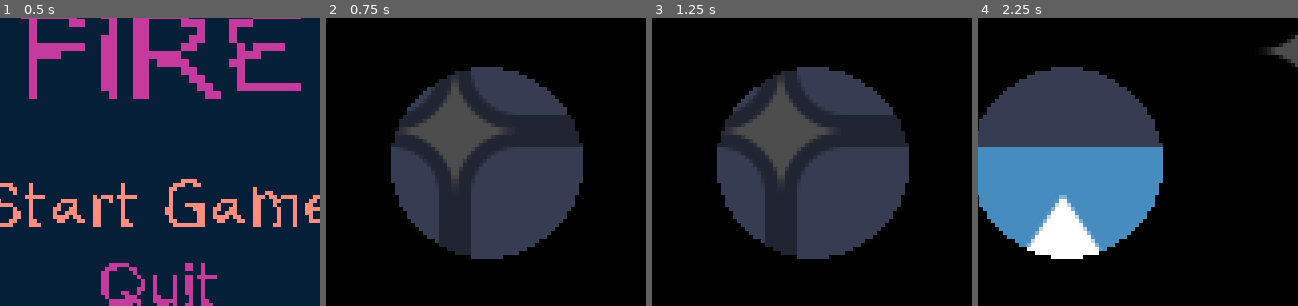
Above: before the commit, frames 1-4 (left to right).
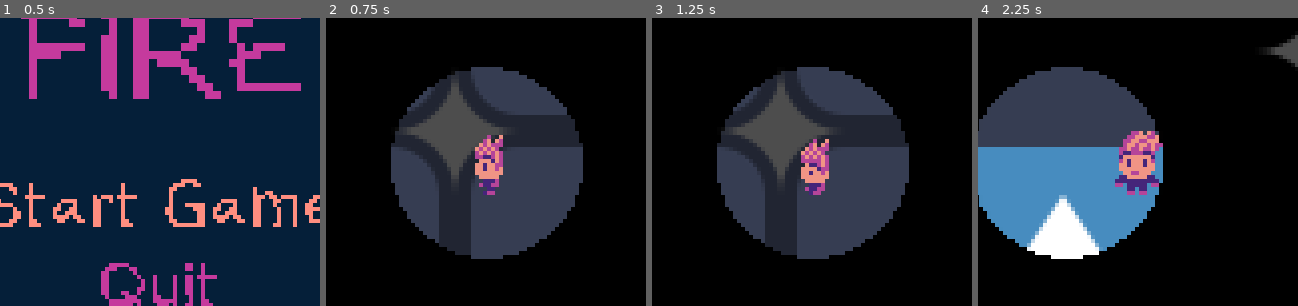
Above: after the commit, the same moments.

Repository: dallasschoff/game-jam-sept-2024
Game: Godot game, scene res://Scenes/Game.tscn
Two runs of this game, one before a commit and one after it. Both use one fixed random seed, a clock stepped at 60 frames per second and the inputs below. The engine's default icon, where the game draws it, is replaced by a stand-in: a white triangle on a blue panel in a dark square.
Inputs:
- Up to frame 1 (0.5 s): no input
- Up to frame 2 (0.75 s): click "Start Game" at 0.5 s
- Up to frame 3 (1.25 s): no input
- Up to frame 4 (2.25 s): hold Right (move_right) 1.28-2.03 s; tap Z (a_button) at 1.35, 2.1 s; hold Down (move_down) from 2.03 s (still down)
The pictures show only the part of the screen within x 25-75%, y 25-75%; the shares and areas given below are measured in that part.

Frame 1 is identical in both runs. In frame 2, 1.4% of the frame differs, in the area x 46-56%, y 40-62%; in frame 3, 1.3%; in frame 4, 2.3%, in the area x 42-58%, y 39-62%.

Commit message:
Player Character Idle Animations

Diff:
--- a/Scenes/Player.tscn
+++ b/Scenes/Player.tscn
@@ -1,6 +1,7 @@
-[gd_scene load_steps=42 format=3 uid="uid://cxael5qe6iwgb"]
+[gd_scene load_steps=43 format=3 uid="uid://cxael5qe6iwgb"]
 
 [ext_resource type="Script" path="res://Scripts/player.gd" id="1_27vp4"]
+[ext_resource type="Texture2D" uid="uid://b1twmx6f1n01h" path="res://Assets/Player Character Idles.png" id="2_0v03s"]
 [ext_resource type="Texture2D" uid="uid://5wn2fl7rpxb6" path="res://Assets/GBJam_12_Light_Texture.png" id="3_ckkkh"]
 
 [sub_resource type="RectangleShape2D" id="RectangleShape2D_imtor"]
@@ -23,37 +24,51 @@
 
 [sub_resource type="Animation" id="Animation_hc0sj"]
 length = 0.001
+tracks/0/type = "value"
+tracks/0/imported = false
+tracks/0/enabled = true
+tracks/0/path = NodePath("Sprite2D:frame")
+tracks/0/interp = 1
+tracks/0/loop_wrap = true
+tracks/0/keys = {
+"times": PackedFloat32Array(0),
+"transitions": PackedFloat32Array(1),
+"update": 1,
+"values": [0]
+}
 
 [sub_resource type="Animation" id="Animation_cvegu"]
 resource_name = "idle_down"
 loop_mode = 1
-tracks/0/type = "value"
-tracks/0/imported = false
-tracks/0/enabled = true
-tracks/0/path = NodePath("Sprite2D:frame")
-tracks/0/interp = 1
-tracks/0/loop_wrap = true
-tracks/0/keys = {
-"times": PackedFloat32Array(),
-"transitions": PackedFloat32Array(),
-"update": 1,
-"values": []
+step = 0.25
+tracks/0/type = "value"
+tracks/0/imported = false
+tracks/0/enabled = true
+tracks/0/path = NodePath("Sprite2D:frame")
+tracks/0/interp = 1
+tracks/0/loop_wrap = true
+tracks/0/keys = {
+"times": PackedFloat32Array(0, 0.25, 0.5, 0.75),
+"transitions": PackedFloat32Array(1, 1, 1, 1),
+"update": 1,
+"values": [0, 1, 2, 3]
 }
 
 [sub_resource type="Animation" id="Animation_k4djv"]
 resource_name = "idle_down_left"
 loop_mode = 1
-tracks/0/type = "value"
-tracks/0/imported = false
-tracks/0/enabled = true
-tracks/0/path = NodePath("Sprite2D:frame")
-tracks/0/interp = 1
-tracks/0/loop_wrap = true
-tracks/0/keys = {
-"times": PackedFloat32Array(0),
-"transitions": PackedFloat32Array(1),
-"update": 1,
-"values": [1]
+step = 0.25
+tracks/0/type = "value"
+tracks/0/imported = false
+tracks/0/enabled = true
+tracks/0/path = NodePath("Sprite2D:frame")
+tracks/0/interp = 1
+tracks/0/loop_wrap = true
+tracks/0/keys = {
+"times": PackedFloat32Array(0, 0.251164, 0.502328, 0.752471),
+"transitions": PackedFloat32Array(1, 1, 1, 1),
+"update": 1,
+"values": [4, 5, 6, 7]
 }
 tracks/1/type = "value"
 tracks/1/imported = false
@@ -70,18 +85,20 @@
 
 [sub_resource type="Animation" id="Animation_7thih"]
 resource_name = "idle_down_right"
-loop_mode = 1
-tracks/0/type = "value"
-tracks/0/imported = false
-tracks/0/enabled = true
-tracks/0/path = NodePath("Sprite2D:frame")
-tracks/0/interp = 1
-tracks/0/loop_wrap = true
-tracks/0/keys = {
-"times": PackedFloat32Array(0),
-"transitions": PackedFloat32Array(1),
-"update": 1,
-"values": [1]
+length = 1.00003
+loop_mode = 1
+step = 0.25
+tracks/0/type = "value"
+tracks/0/imported = false
+tracks/0/enabled = true
+tracks/0/path = NodePath("Sprite2D:frame")
+tracks/0/interp = 1
+tracks/0/loop_wrap = true
+tracks/0/keys = {
+"times": PackedFloat32Array(0, 0.250143, 0.501307, 0.75145),
+"transitions": PackedFloat32Array(1, 1, 1, 1),
+"update": 1,
+"values": [4, 5, 6, 7]
 }
 tracks/1/type = "value"
 tracks/1/imported = false
@@ -98,18 +115,20 @@
 
 [sub_resource type="Animation" id="Animation_xpena"]
 resource_name = "idle_left"
-loop_mode = 1
-tracks/0/type = "value"
-tracks/0/imported = false
-tracks/0/enabled = true
-tracks/0/path = NodePath("Sprite2D:frame")
-tracks/0/interp = 1
-tracks/0/loop_wrap = true
-tracks/0/keys = {
-"times": PackedFloat32Array(0),
-"transitions": PackedFloat32Array(1),
-"update": 1,
-"values": [2]
+length = 1.00003
+loop_mode = 1
+step = 0.25
+tracks/0/type = "value"
+tracks/0/imported = false
+tracks/0/enabled = true
+tracks/0/path = NodePath("Sprite2D:frame")
+tracks/0/interp = 1
+tracks/0/loop_wrap = true
+tracks/0/keys = {
+"times": PackedFloat32Array(0, 0.251164, 0.501307, 0.752471),
+"transitions": PackedFloat32Array(1, 1, 1, 1),
+"update": 1,
+"values": [8, 9, 10, 11]
 }
 tracks/1/type = "value"
 tracks/1/imported = false
@@ -126,18 +145,20 @@
 
 [sub_resource type="Animation" id="Animation_cotcq"]
 resource_name = "idle_right"
-loop_mode = 1
-tracks/0/type = "value"
-tracks/0/imported = false
-tracks/0/enabled = true
-tracks/0/path = NodePath("Sprite2D:frame")
-tracks/0/interp = 1
-tracks/0/loop_wrap = true
-tracks/0/keys = {
-"times": PackedFloat32Array(0),
-"transitions": PackedFloat32Array(1),
-"update": 1,
-"values": [2]
+length = 1.00003
+loop_mode = 1
+step = 0.25
+tracks/0/type = "value"
+tracks/0/imported = false
+tracks/0/enabled = true
+tracks/0/path = NodePath("Sprite2D:frame")
+tracks/0/interp = 1
+tracks/0/loop_wrap = true
+tracks/0/keys = {
+"times": PackedFloat32Array(0, 0.251164, 0.502328, 0.75145),
+"transitions": PackedFloat32Array(1, 1, 1, 1),
+"update": 1,
+"values": [8, 9, 10, 11]
 }
 tracks/1/type = "value"
 tracks/1/imported = false
@@ -155,32 +176,35 @@
 [sub_resource type="Animation" id="Animation_7w1vb"]
 resource_name = "idle_up"
 loop_mode = 1
-tracks/0/type = "value"
-tracks/0/imported = false
-tracks/0/enabled = true
-tracks/0/path = NodePath("Sprite2D:frame")
-tracks/0/interp = 1
-tracks/0/loop_wrap = true
-tracks/0/keys = {
-"times": PackedFloat32Array(0),
-"transitions": PackedFloat32Array(1),
-"update": 1,
-"values": [4]
+step = 0.25
+tracks/0/type = "value"
+tracks/0/imported = false
+tracks/0/enabled = true
+tracks/0/path = NodePath("Sprite2D:frame")
+tracks/0/interp = 1
+tracks/0/loop_wrap = true
+tracks/0/keys = {
+"times": PackedFloat32Array(0, 0.250143, 0.502328, 0.752471),
+"transitions": PackedFloat32Array(1, 1, 1, 1),
+"update": 1,
+"values": [16, 17, 18, 19]
 }
 
 [sub_resource type="Animation" id="Animation_sju2f"]
 resource_name = "idle_up_left"
-tracks/0/type = "value"
-tracks/0/imported = false
-tracks/0/enabled = true
-tracks/0/path = NodePath("Sprite2D:frame")
-tracks/0/interp = 1
-tracks/0/loop_wrap = true
-tracks/0/keys = {
-"times": PackedFloat32Array(0),
-"transitions": PackedFloat32Array(1),
-"update": 1,
-"values": [3]
+loop_mode = 1
+step = 0.25
+tracks/0/type = "value"
+tracks/0/imported = false
+tracks/0/enabled = true
+tracks/0/path = NodePath("Sprite2D:frame")
+tracks/0/interp = 1
+tracks/0/loop_wrap = true
+tracks/0/keys = {
+"times": PackedFloat32Array(0, 0.251164, 0.500286, 0.75145),
+"transitions": PackedFloat32Array(1, 1, 1, 1),
+"update": 1,
+"values": [12, 13, 14, 15]
 }
 tracks/1/type = "value"
 tracks/1/imported = false
@@ -198,17 +222,18 @@
 [sub_resource type="Animation" id="Animation_qvbq5"]
 resource_name = "idle_up_right"
 loop_mode = 1
-tracks/0/type = "value"
-tracks/0/imported = false
-tracks/0/enabled = true
-tracks/0/path = NodePath("Sprite2D:frame")
-tracks/0/interp = 1
-tracks/0/loop_wrap = true
-tracks/0/keys = {
-"times": PackedFloat32Array(0),
-"transitions": PackedFloat32Array(1),
-"update": 1,
-"values": [3]
+step = 0.25
+tracks/0/type = "value"
+tracks/0/imported = false
+tracks/0/enabled = true
+tracks/0/path = NodePath("Sprite2D:frame")
+tracks/0/interp = 1
+tracks/0/loop_wrap = true
+tracks/0/keys = {
+"times": PackedFloat32Array(0, 0.251164, 0.500286, 0.753492),
+"transitions": PackedFloat32Array(1, 1, 1, 1),
+"update": 1,
+"values": [12, 13, 14, 15]
 }
 tracks/1/type = "value"
 tracks/1/imported = false
@@ -379,10 +404,10 @@
 
 [node name="Sprite2D" type="Sprite2D" parent="."]
 texture_filter = 1
+texture = ExtResource("2_0v03s")
 flip_h = true
 hframes = 4
-vframes = 2
-frame = 2
+vframes = 5
 
 [node name="PointLight2D" type="PointLight2D" parent="."]
 texture = ExtResource("3_ckkkh")
